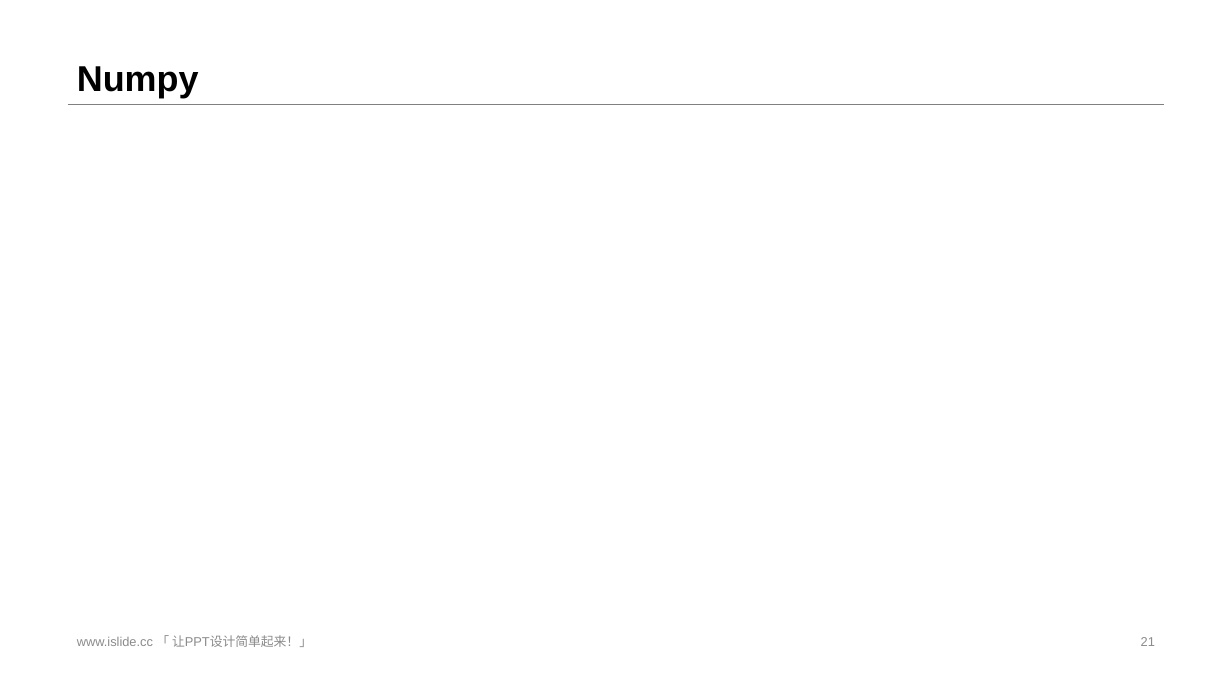
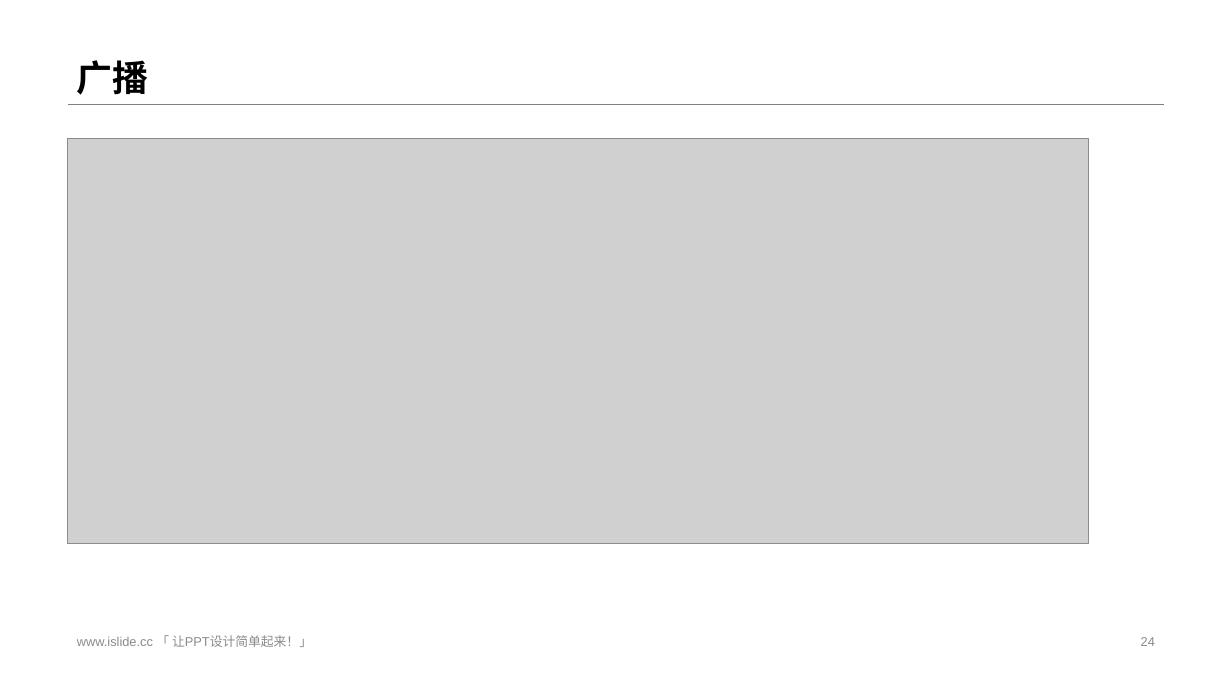
Before and after one commit to streamer-AP/HRT19D-detection, a slide deck: slide 24 of PPT/感知组寒假培训-day1.pptx (slide 21 before the commit). Drawn at 1232x693 pixels with LibreOffice and Linux fonts; fonts in the diff are those of the drawing; grey boxes stand for pictures. Boxes give left, top, right and bottom in pixels: in the first picture for what was removed or moved away, otherwise in the second. Text is boxed around its words. In the diff, an @@ line names an element or a change of style, - is before the commit and + after.

```diff
--- a/PPT/感知组寒假培训-day1.pptx
+++ b/PPT/感知组寒假培训-day1.pptx
@@ title at [77, 60, 149, 95]: text changed @@
-Numpy
+广播
@@ picture added at [67, 139, 1089, 543] @@
@@ page number at [1141, 637, 1155, 646]: text changed @@
-21
+24
```
Also in this commit, not shown: 2 other slides changed, 6 slides added, 19 other files.
